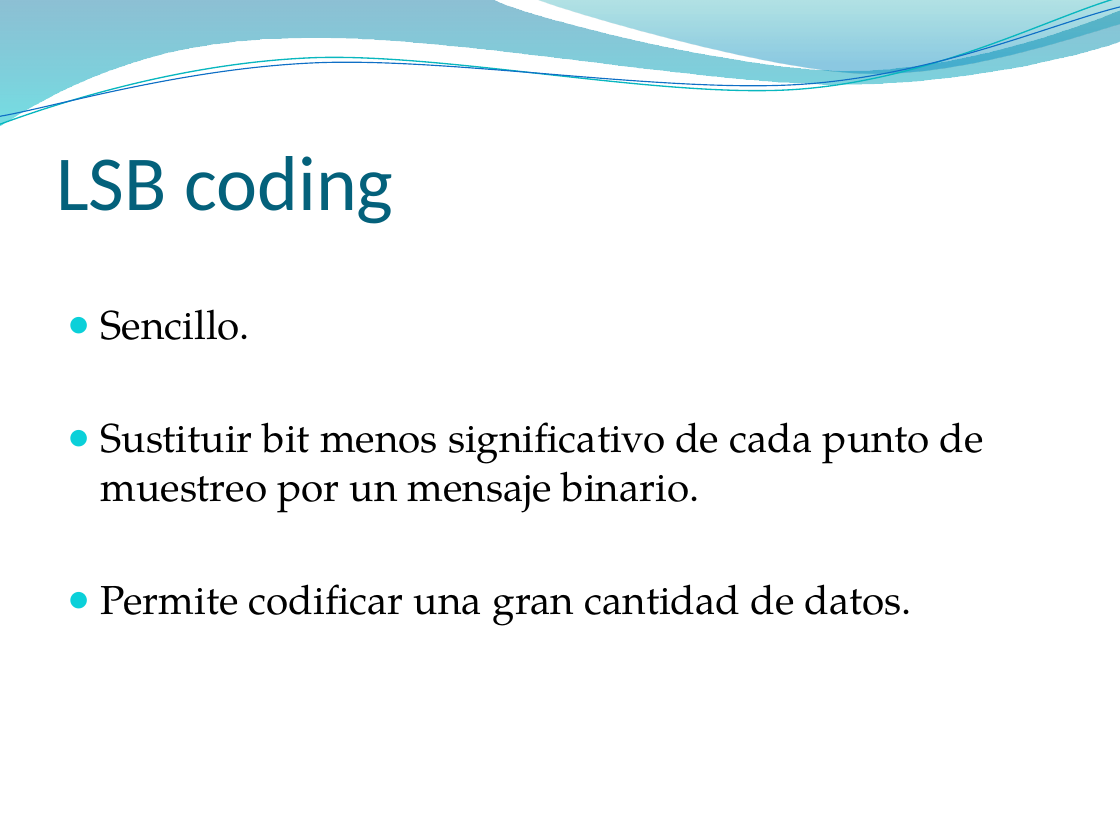
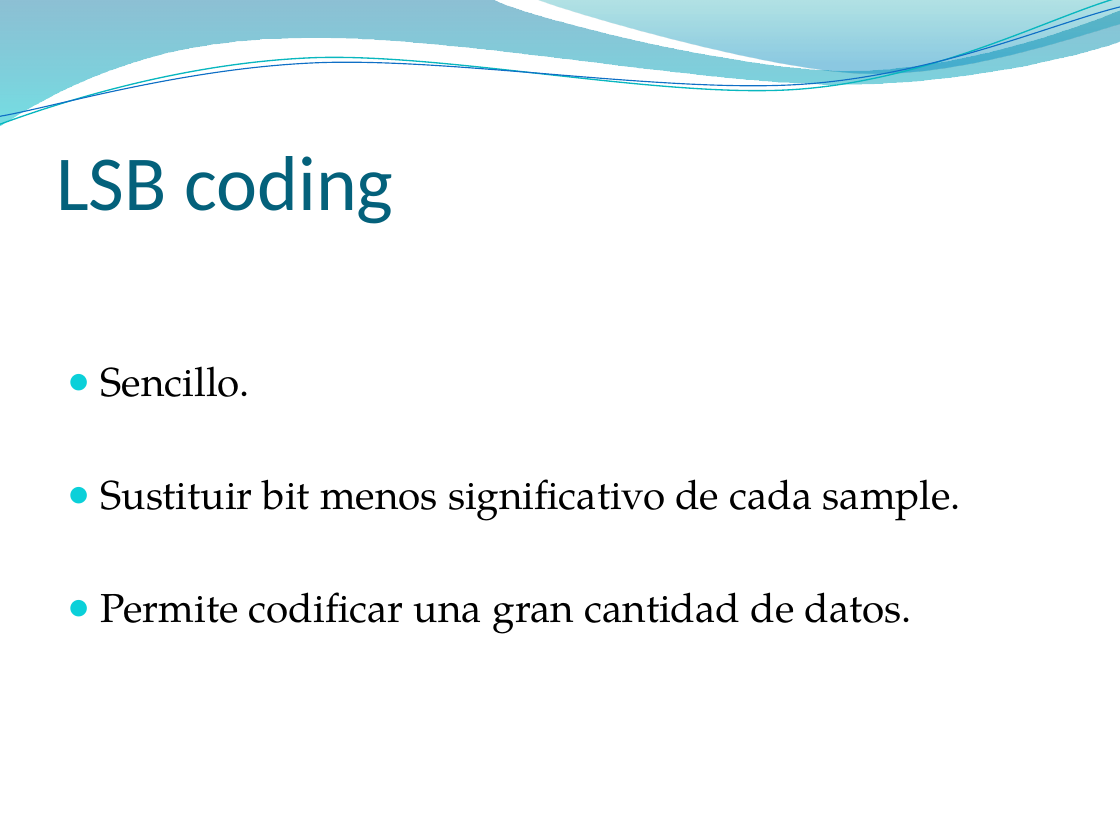
Before and after one commit to pasruiben/esteganografia-criptografia, a slide deck: slide 24 of doc/Ocultar datos en archivos de sonido.pptx (slide 26 before the commit). Drawn at 1120x840 pixels with LibreOffice and Linux fonts; fonts in the diff are those of the drawing; background and template pictures are left out. Boxes give left, top, right and bottom in pixels: in the first picture for what was removed or moved away, otherwise in the second. Text is boxed around its words. In the diff, an @@ line names an element or a change of style, - is before the commit and + after.

```diff
--- a/doc/Ocultar datos en archivos de sonido.pptx
+++ b/doc/Ocultar datos en archivos de sonido.pptx
@@ text at (x1=101, y1=479, x2=961, y2=521): text changed @@
-● Sustituir bit menos significativo de cada punto de muestreo por un mensaje binario.
+● Sustituir bit menos significativo de cada sample.
```
Also in this commit, not shown: 32 other slides changed, 4 slides added, 4 slides removed.
